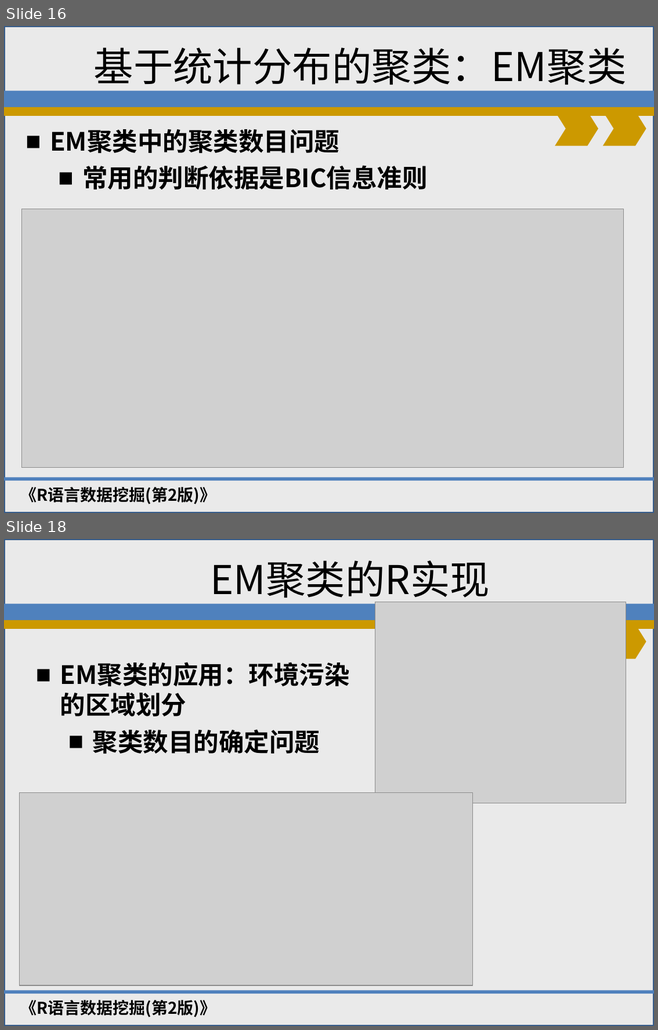
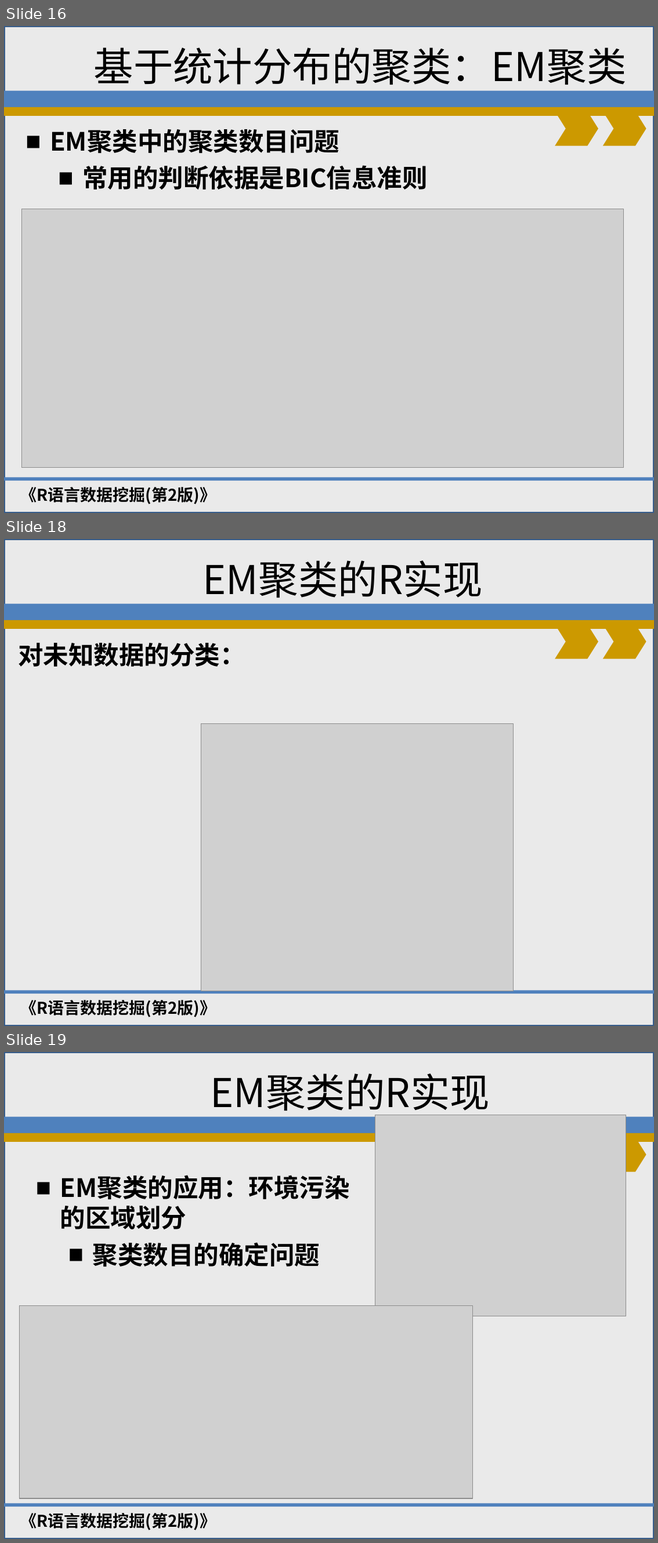
Before and after one commit to shfkuang/shfkuang.github.io, a slide deck: dm2019/dmch82.ppt. Shown one above the other, each under a label of ours: slides 16 and 18 before the commit, slides 16, 18 and 19 after it; the slides between them are not shown. The pictures are 658x1030 and 658x1543 pixels, drawn with LibreOffice and Linux fonts; fonts in the diff are those of the drawing; grey boxes stand for pictures; background and template pictures are left out. Boxes give left, top, right and bottom in pixels: in the first picture for what was removed or moved away, otherwise in the second. Text is boxed around its words. In the diff, an @@ line names an element or a change of style, - is before the commit and + after.

```diff
--- a/dm2019/dmch82.ppt
+++ b/dm2019/dmch82.ppt
@@ slide 18 added at (4, 539, 654, 1026), background #FFFFFF; not listed: 7 template elements that a slide beside it also shows @@
@@ text added at (203, 560, 482, 604), 44 pt, text #000000 @@
+EM聚类的R实现
@@ text added at (18, 643, 245, 667), 28 pt, text #000000, bold @@
+对未知数据的分类：
@@ picture added at (201, 724, 513, 992) @@
@@ what was slide 18 is now slide 19 @@
```
Also in this commit, not shown: 1 slide changed, 4 other files.
